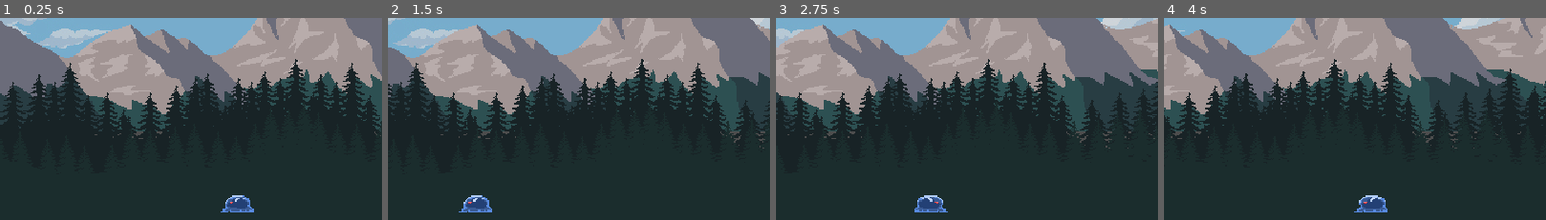
Above: before the commit, frames 1-4 (left to right).
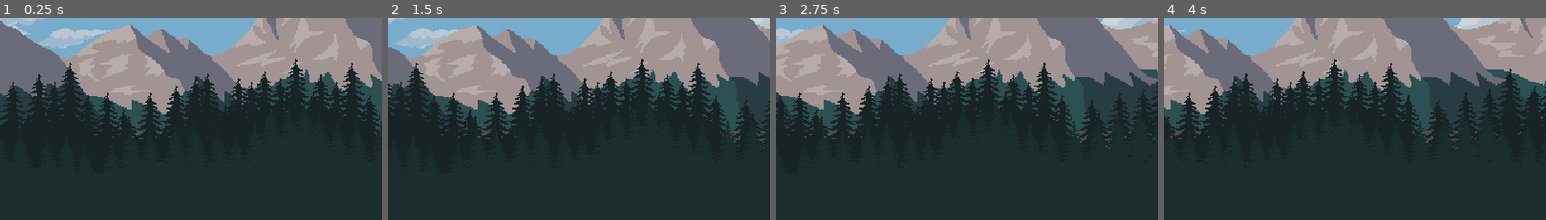
Above: after the commit, the same moments.

Repository: amppavai/godot-repo
Game: Godot game, scene res://main.tscn
Two runs of this game, one before a commit and one after it. Both use one fixed random seed, a clock stepped at 60 frames per second and the inputs below. This scene is started directly instead of the project's main scene.
Inputs:
- Up to frame 1 (0.25 s): no input
- Up to frame 2 (1.5 s): hold Right (ui_right) 0.53-1.28 s; hold Down (ui_down) from 1.28 s (still down)
- Up to frame 3 (2.75 s): release Down (ui_down) at 2.03 s; hold Right (ui_right) from 2.03 s (still down)
- Up to frame 4 (4 s): release Right (ui_right) at 2.78 s; hold Up (ui_up) 2.78-3.53 s; hold Left (ui_left) from 3.53 s (still down)
The pictures show only the part of the screen within x 20-70%, y 28-78%; the shares and areas given below are measured in that part.

The runs differ from the first frame. In frame 1, 0.5% of the frame differs, in the area x 57-67%, y 87-97%; in frame 2, 0.5%; in frame 3, 0.6%, in the area x 36-45%, y 87-97%; in frame 4, 0.6%.

Commit message:
Adjusting sound

Diff:
--- a/team9/Enemies/Dog/Dog.tscn
+++ b/team9/Enemies/Dog/Dog.tscn
@@ -235,7 +235,7 @@
 [node name="Bite" type="AudioStreamPlayer2D" parent="."]
 stream = ExtResource("3_lqr0w")
 volume_db = -17.976
-bus = &"Wolf"
+bus = &"Enemies"
 
 [connection signal="animation_finished" from="AnimatedSprite2D" to="." method="_on_animated_sprite_2d_animation_finished"]
 [connection signal="body_entered" from="Area2D" to="." method="_on_area_2d_body_entered"]
--- a/team9/Enemies/Slime/Slime.tscn
+++ b/team9/Enemies/Slime/Slime.tscn
@@ -142,6 +142,7 @@
 [node name="AudioStreamPlayer2D" type="AudioStreamPlayer2D" parent="."]
 stream = ExtResource("3_lt6pm")
 autoplay = true
+bus = &"Enemies"
 parameters/looping = true
 
 [connection signal="animation_finished" from="AnimatedSprite2D" to="." method="_on_animated_sprite_2d_animation_finished"]
--- a/team9/default_bus_layout.tres
+++ b/team9/default_bus_layout.tres
@@ -1,15 +1,9 @@
-[gd_resource type="AudioBusLayout" format=3 uid="uid://batoke2my8v7e"]
+[gd_resource type="AudioBusLayout" format=3 uid="uid://d2wdmirjk3evb"]
 
 [resource]
-bus/1/name = &"Wolf"
+bus/1/name = &"Enemies"
 bus/1/solo = false
 bus/1/mute = false
 bus/1/bypass_fx = false
 bus/1/volume_db = 0.0
 bus/1/send = &"Master"
-bus/2/name = &"Slime"
-bus/2/solo = false
-bus/2/mute = false
-bus/2/bypass_fx = false
-bus/2/volume_db = 0.0
-bus/2/send = &"Master"
--- a/team9/main.tscn
+++ b/team9/main.tscn
@@ -1,8 +1,7 @@
-[gd_scene load_steps=4 format=3 uid="uid://c2lukbpjymy40"]
+[gd_scene load_steps=3 format=3 uid="uid://c2lukbpjymy40"]
 
 [ext_resource type="PackedScene" uid="uid://p1r6kyv04vqr" path="res://level_1.tscn" id="1_8o510"]
 [ext_resource type="PackedScene" uid="uid://cedbb5u7iygx8" path="res://player_(_polina).tscn" id="2_6fy3c"]
-[ext_resource type="PackedScene" uid="uid://cc8owolabuxl1" path="res://Enemies/Slime/Slime.tscn" id="4_8wubm"]
 
 [node name="main(yolanda)" type="Node2D"]
 position = Vector2(-1, -3)
@@ -12,10 +11,3 @@
 
 [node name="Level1(Ani)" parent="." instance=ExtResource("1_8o510")]
 position = Vector2(0, 0)
-
-[node name="Slime" parent="." node_paths=PackedStringArray("A") instance=ExtResource("4_8wubm")]
-position = Vector2(350, 249)
-A = NodePath("../Node2D")
-
-[node name="Node2D" type="Node2D" parent="."]
-position = Vector2(163, 258)
